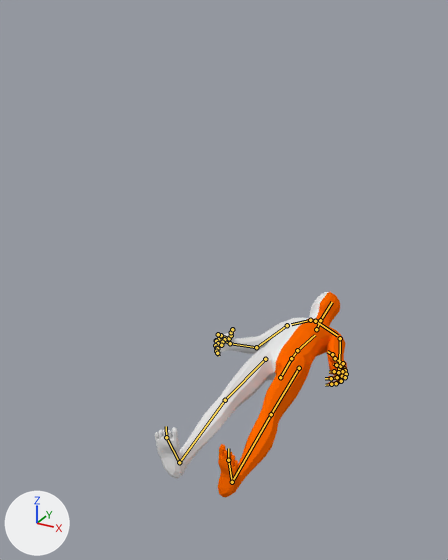
An edit to the Blender file models/human.blend, drawn before and after from the same camera.
The view is the same before and after, from a 50 mm lens placed at (1.21, -1.88, 1.9), pointed at (-0.17, 0.63, 0.64). Every picture has the same lights, and +X, +Y and +Z are marked at lower left. The bones that bend it are drawn over the model as lines.

Objects in the first picture: 'basemesh_male'.
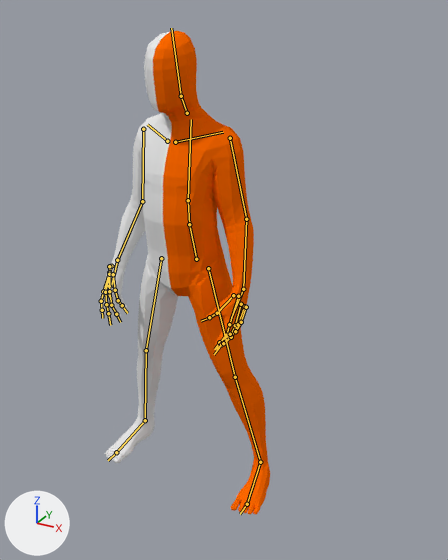
The newer file adds an action. The first version stands in its rest pose; the second is drawn at frame 60 of the action 'Stand'.

Location of each change, (x1, y1, x2, y2) in pixels of the pictures (448 x 560 px):
```json
{"object": "basemesh_male", "change": "posed", "before": [155, 292, 347, 498], "after": [100, 31, 270, 514], "on screen": "11% narrower, 134% taller"}
{"bone": "hips", "before": "(280, 377) to (291, 358)", "after": "(196, 259) to (189, 224)"}
{"bone": "upper_arm.L", "before": "(340, 338) to (339, 369)", "after": "(230, 138) to (246, 219)"}
{"bone": "upper_arm.R", "before": "(287, 325) to (256, 347)", "after": "(143, 129) to (142, 201)"}
{"bone": "thigh.L", "before": "(299, 368) to (271, 414)", "after": "(208, 268) to (235, 377)"}
{"bone": "thigh.R", "before": "(265, 359) to (225, 400)", "after": "(161, 258) to (146, 350)"}
```

Edits to the scene script, one JSON object a line:
```json
{"block": "bone_hips", "where": "bone_hips = bpy.data.objects['basemesh_male_rig'].pose.bones['hips']"}
{"op": "set", "path": "bone_hips.location", "old": "(0.0, -1.279, -0.581)", "new": "(0.0, 0.0, 0.0)"}
{"op": "set", "path": "bone_hips.rotation_quaternion", "old": "(0.707, -0.707, 0.0, 0.0)", "new": "(1.0, 0.0, 0.0, 0.0)", "note": "degrees (-90, 0, 0) -> degrees (0, 0, 0)"}
{"block": "bone_upper_arm_l", "where": "bone_upper_arm_l = bpy.data.objects['basemesh_male_rig'].pose.bones['upper_arm.L']  # child of 'shoulder.L'"}
{"op": "set", "path": "bone_upper_arm_l.rotation_quaternion", "old": "(0.979, -0.015, 0.027, -0.201)", "new": "(0.957, -0.021, 0.039, -0.284)", "note": "degrees (-2, 3, -23) -> degrees (-4, 4, -33)"}
{"block": "bone_upper_arm_r", "where": "bone_upper_arm_r = bpy.data.objects['basemesh_male_rig'].pose.bones['upper_arm.R']  # child of 'shoulder.R'"}
{"op": "set", "path": "bone_upper_arm_r.rotation_quaternion", "old": "(0.971, -0.017, -0.032, 0.234)", "new": "(0.96, -0.02, -0.037, 0.276)", "note": "degrees (-3, -3, 27) -> degrees (-3, -3, 32)"}
{"block": "bone_thigh_l", "where": "bone_thigh_l = bpy.data.objects['basemesh_male_rig'].pose.bones['thigh.L']  # child of 'hips'"}
{"op": "set", "path": "bone_thigh_l.rotation_quaternion", "old": "(0.997, -0.001, 0.002, 0.077)", "new": "(1.0, 0.0, 0.0, 0.0)", "note": "degrees (0, 0, 9) -> degrees (0, 0, 0)"}
{"block": "bone_thigh_r", "where": "bone_thigh_r = bpy.data.objects['basemesh_male_rig'].pose.bones['thigh.R']  # child of 'hips'"}
{"op": "set", "path": "bone_thigh_r.rotation_quaternion", "old": "(0.995, -0.001, -0.002, -0.101)", "new": "(1.0, 0.0, 0.0, 0.0)", "note": "degrees (0, 0, -12) -> degrees (0, 0, 0)"}
```
